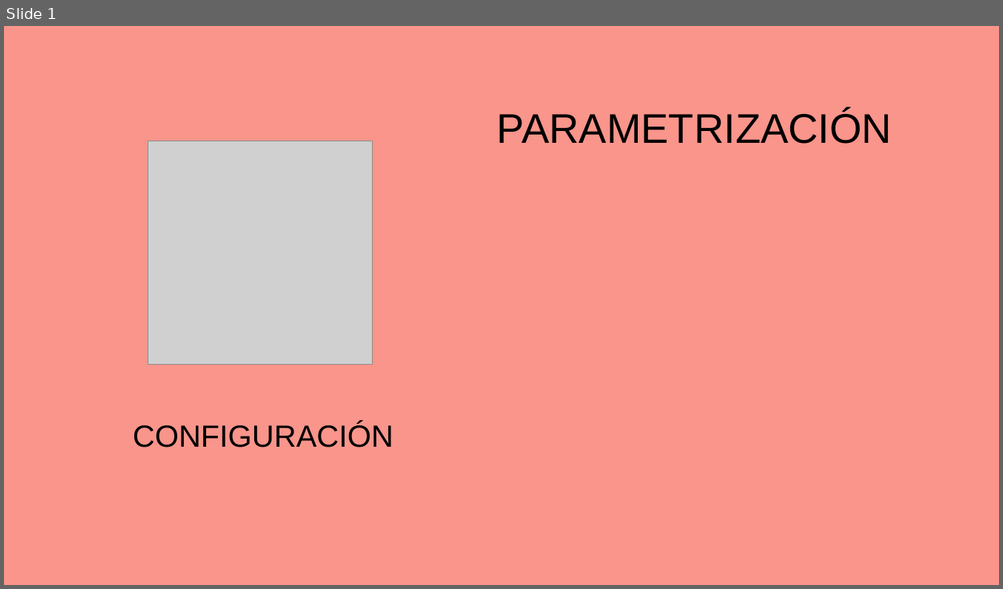
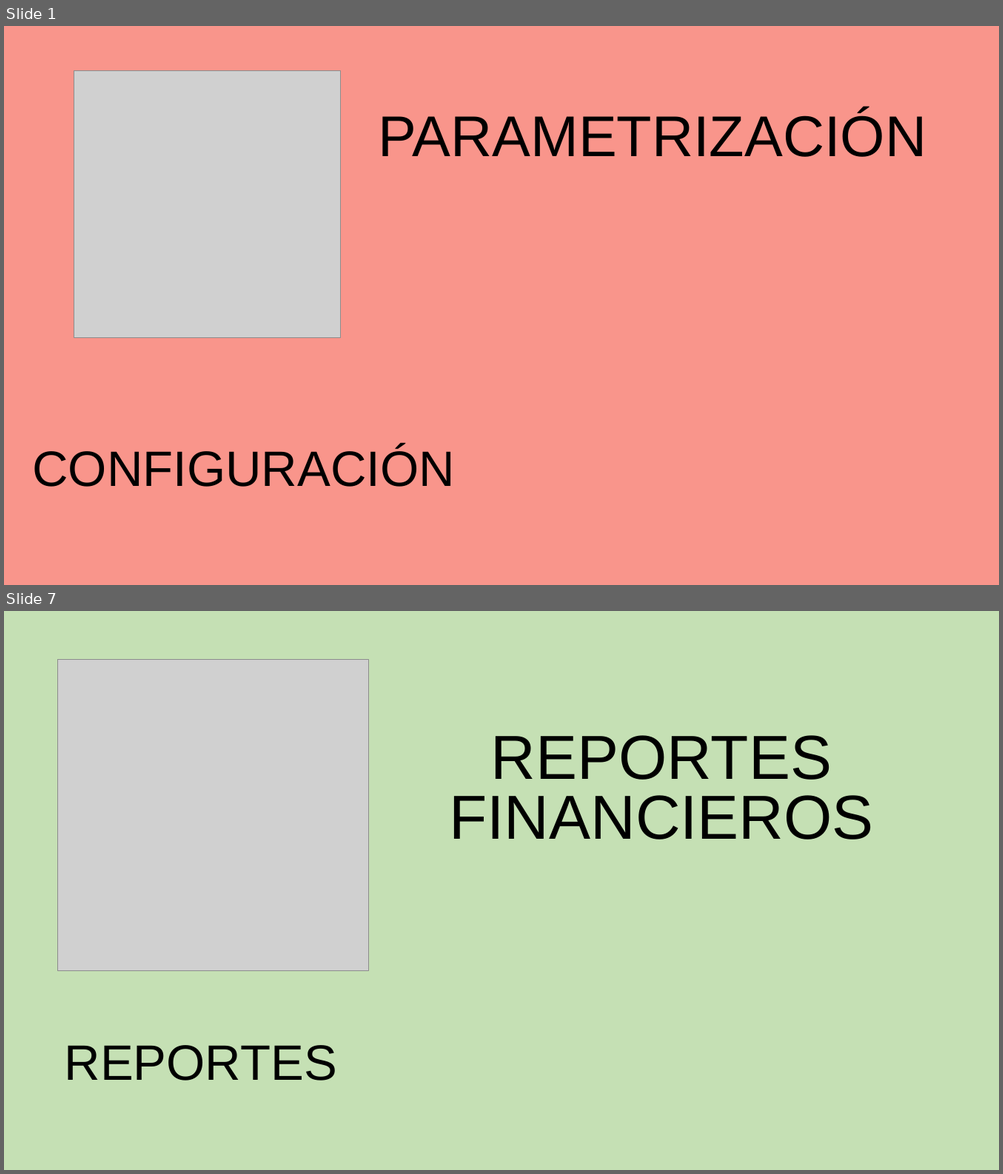
Before and after one commit to anderlike2/ManejoFondo, a slide deck: Documentacion/GeneradorOpciones.pptx. Shown one above the other, each under a label of ours: slide 1 before the commit, slides 1 and 7 after it; the slides between them are not shown. The pictures are 1003x589 and 1003x1174 pixels, drawn with LibreOffice and Linux fonts; fonts in the diff are those of the drawing; grey boxes stand for pictures. Boxes give left, top, right and bottom in pixels: in the first picture for what was removed or moved away, otherwise in the second. Text is boxed around its words. In the diff, an @@ line names an element or a change of style, - is before the commit and + after.

```diff
--- a/Documentacion/GeneradorOpciones.pptx
+++ b/Documentacion/GeneradorOpciones.pptx
@@ slide 7 added at bbox=[4, 611, 999, 1170], background #C5E0B4 @@
@@ picture added at bbox=[57, 660, 369, 971] @@
@@ text added at bbox=[449, 735, 874, 840], 60 pt, text #000000 @@
+REPORTES FINANCIEROS
@@ text added at bbox=[65, 1045, 337, 1081], 48 pt, text #000000 @@
+REPORTES
@@ slide 1 changed as well @@
@@ picture: place and size @@
-picture at bbox=[148, 141, 372, 365]
+picture at bbox=[74, 70, 341, 338]
@@ text "PARAMETRIZACIÓN": place and size @@
-text "PARAMETRIZACIÓN" at bbox=[497, 110, 891, 144]
+text "PARAMETRIZACIÓN" at bbox=[378, 111, 926, 157]
@@ text "PARAMETRIZACIÓN" at bbox=[378, 111, 926, 157]: size 40 to 55.5 pt @@
@@ text "CONFIGURACIÓN": place and size @@
-text "CONFIGURACIÓN" at bbox=[133, 423, 393, 448]
+text "CONFIGURACIÓN" at bbox=[32, 447, 455, 487]
@@ text "CONFIGURACIÓN" at bbox=[32, 447, 455, 487]: size 29.6 to 48 pt @@
```
Also in this commit, not shown: 6 other slides added, 11 other files.
